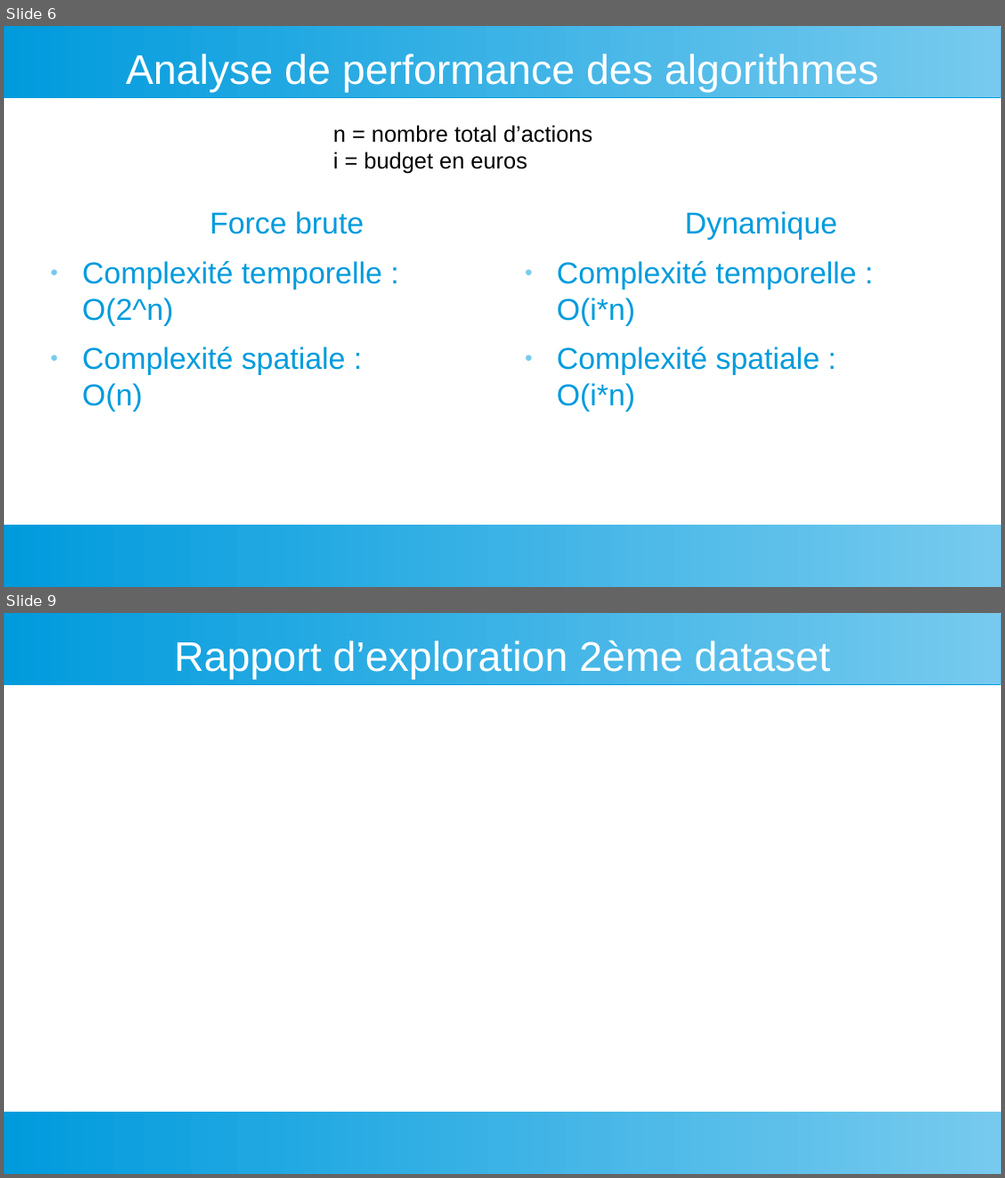
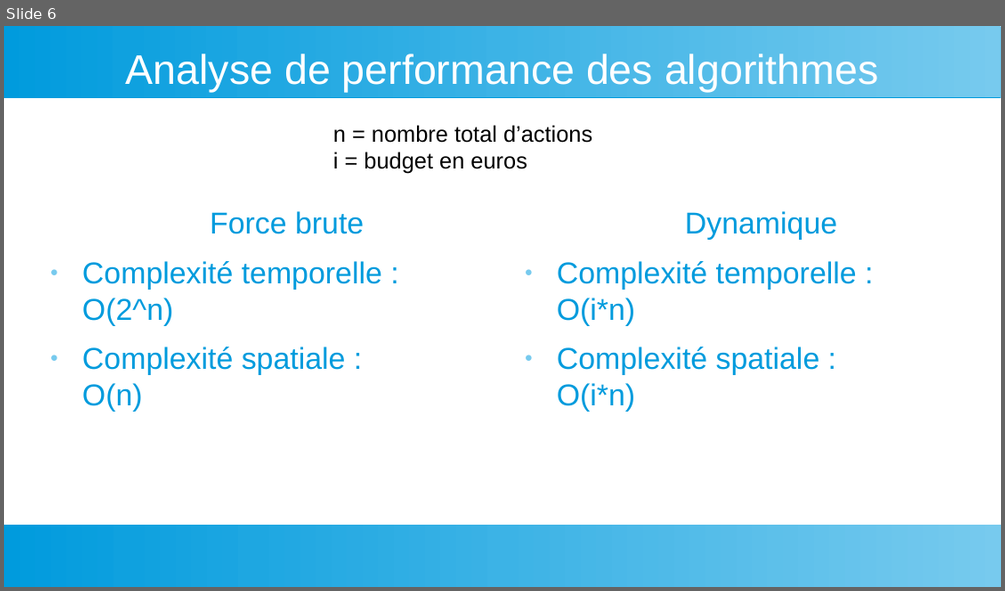
Before and after one commit to YoannDeb/AlgoInvest, a slide deck: Docs/Présentation.odp. Shown one above the other, each under a label of ours: slides 6 and 9 before the commit, slide 6 after it; the slides between them are not shown. The pictures are 1005x1178 and 1005x591 pixels, drawn with LibreOffice and Linux fonts; fonts in the diff are those of the drawing. Boxes give left, top, right and bottom in pixels: in the first picture for what was removed or moved away, otherwise in the second. Text is boxed around its words. In the diff, an @@ line names an element or a change of style, - is before the commit and + after.

```diff
--- a/Docs/Présentation.odp
+++ b/Docs/Présentation.odp
@@ slide 9 removed at (4,613,1001,1174), background #FFFFFF; not listed: 2 template elements that a slide beside it also shows @@
@@ title removed at (174,640,831,679) @@
-Rapport d’exploration 2ème dataset
```
Also in this commit, not shown: 4 slides changed, 2 slides added, 1 other slide removed, 2 other files.
